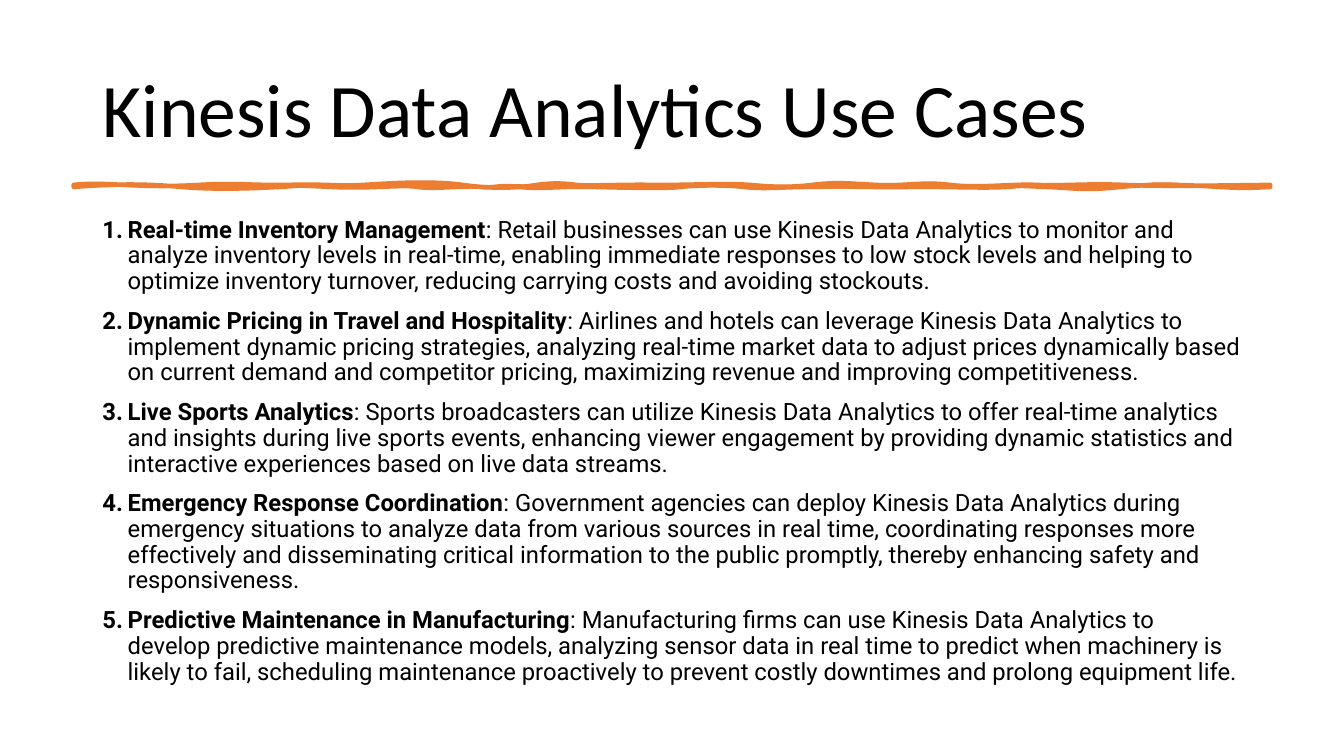
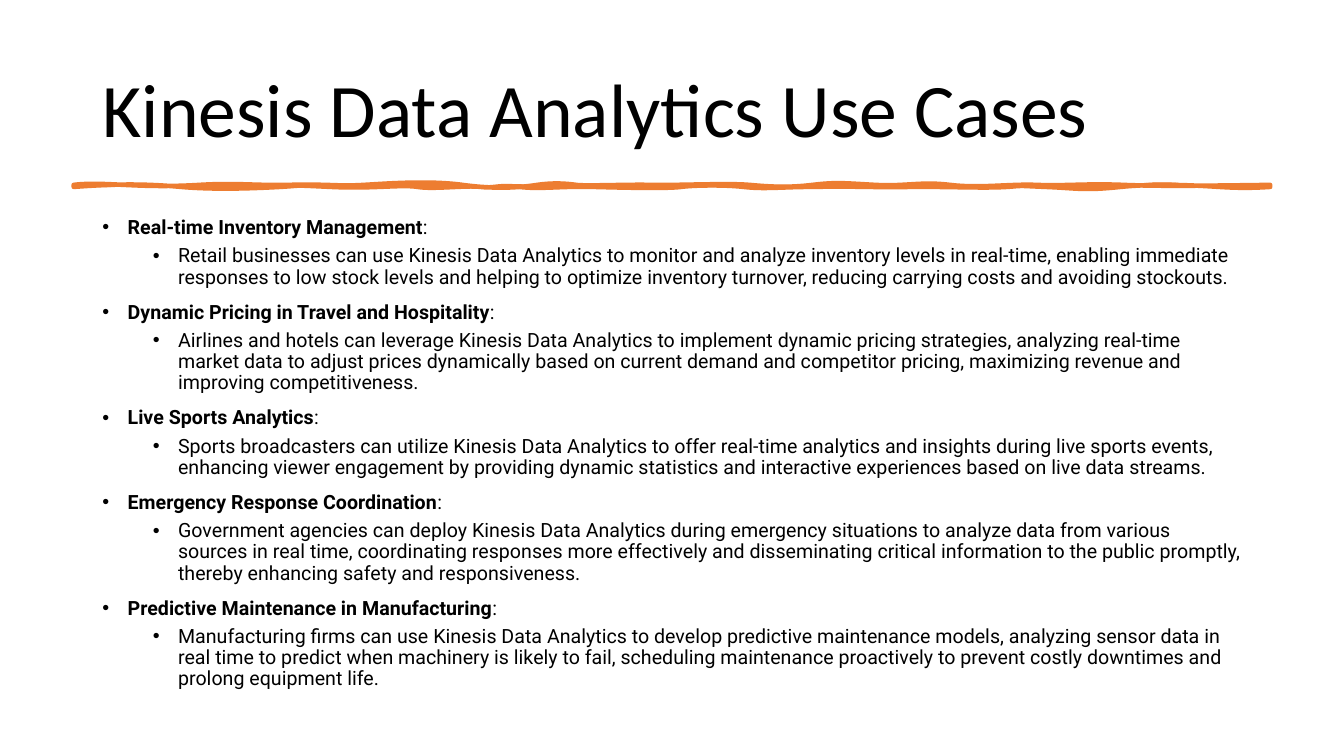
Before and after one commit to IlyaChakun/aws-iba-courses, a slide deck: slide 34 of lecture-materials/Analytics/Kinesis/Kinesis.pptx (slide 30 before the commit). Drawn at 1344x756 pixels with LibreOffice and Linux fonts; fonts in the diff are those of the drawing. Boxes give left, top, right and bottom in pixels: in the first picture for what was removed or moved away, otherwise in the second. Text is boxed around its words. In the diff, an @@ line names an element or a change of style, - is before the commit and + after.

```diff
--- a/lecture-materials/Analytics/Kinesis/Kinesis.pptx
+++ b/lecture-materials/Analytics/Kinesis/Kinesis.pptx
@@ text at <box>128,219,1240,689</box>: text changed; size 17 to 14 pt @@
-1. Real-time Inventory Management: Retail businesses can use Kinesis Data Analytics to monitor and analyze inventory levels in real-time, enabling immediate responses to low stock levels and helping to optimize inventory turnover, reducing carrying costs and avoiding stockouts.
-2. Dynamic Pricing in Travel and Hospitality: Airlines and hotels can leverage Kinesis Data Analytics to implement dynamic pricing strategies, analyzing real-time market data to adjust prices dynamically based on current demand and competitor pricing, maximizing revenue and improving competitiveness.
-3. Live Sports Analytics: Sports broadcasters can utilize Kinesis Data Analytics to offer real-time analytics and insights during live sports events, enhancing viewer engagement by providing dynamic statistics and interactive experiences based on live data streams.
-4. Emergency Response Coordination: Government agencies can deploy Kinesis Data Analytics during emergency situations to analyze data from various sources in real time, coordinating responses more effectively and disseminating critical information to the public promptly, thereby enhancing safety and responsiveness.
-5. Predictive Maintenance in Manufacturing: Manufacturing firms can use Kinesis Data Analytics to develop predictive maintenance models, analyzing sensor data in real time to predict when machinery is likely to fail, scheduling maintenance proactively to prevent costly downtimes and prolong equipment life.
+• Real-time Inventory Management:
+  • Retail businesses can use Kinesis Data Analytics to monitor and analyze inventory levels in real-time, enabling immediate responses to low stock levels and helping to optimize inventory turnover, reducing carrying costs and avoiding stockouts.
+• Dynamic Pricing in Travel and Hospitality:
+  • Airlines and hotels can leverage Kinesis Data Analytics to implement dynamic pricing strategies, analyzing real-time market data to adjust prices dynamically based on current demand and competitor pricing, maximizing revenue and improving competitiveness.
+• Live Sports Analytics:
+  • Sports broadcasters can utilize Kinesis Data Analytics to offer real-time analytics and insights during live sports events, enhancing viewer engagement by providing dynamic statistics and interactive experiences based on live data streams.
+• Emergency Response Coordination:
+  • Government agencies can deploy Kinesis Data Analytics during emergency situations to analyze data from various sources in real time, coordinating responses more effectively and disseminating critical information to the public promptly, thereby enhancing safety and responsiveness.
+• Predictive Maintenance in Manufacturing:
+  • Manufacturing firms can use Kinesis Data Analytics to develop predictive maintenance models, analyzing sensor data in real time to predict when machinery is likely to fail, scheduling maintenance proactively to prevent costly downtimes and prolong equipment life.
```
Also in this commit, not shown: 7 other slides changed, 4 slides added, 30 other files.
